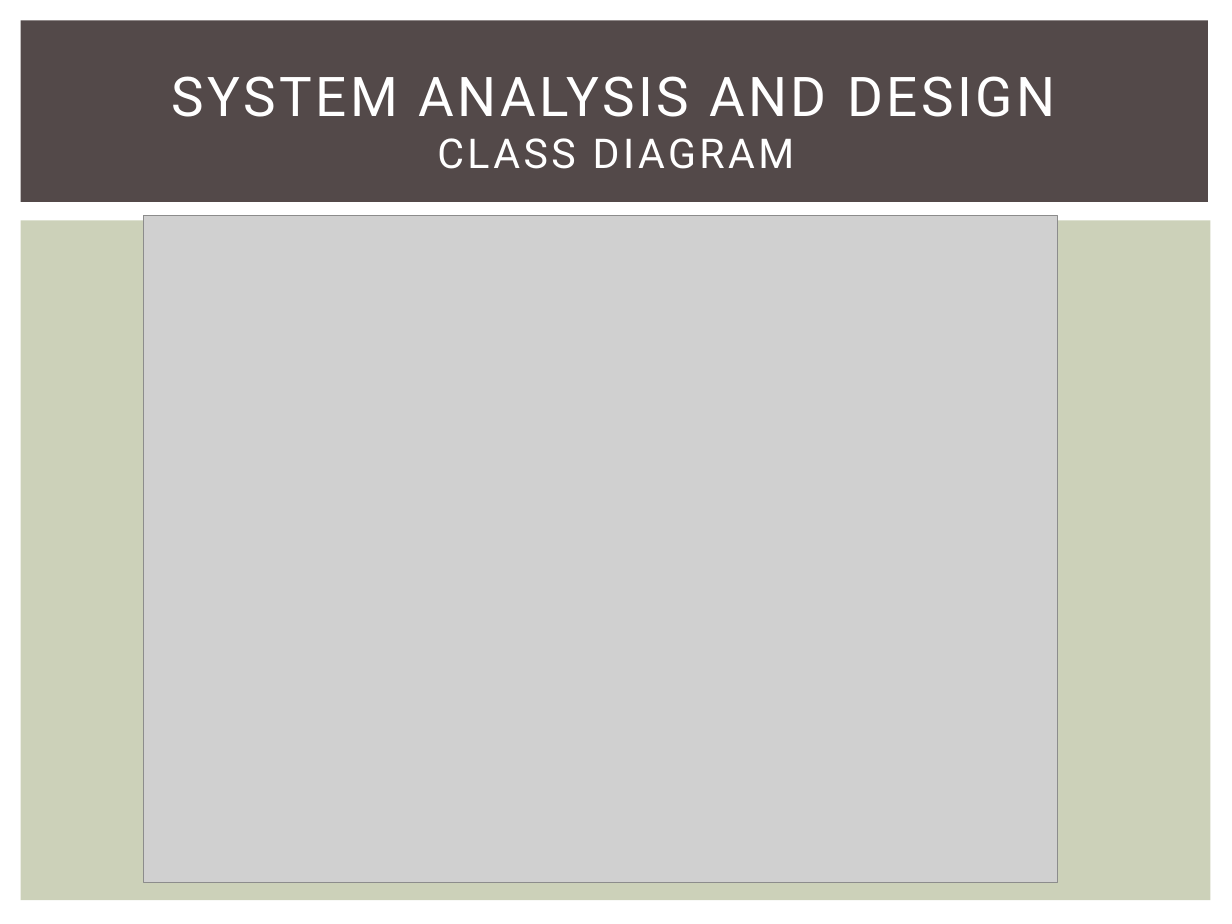
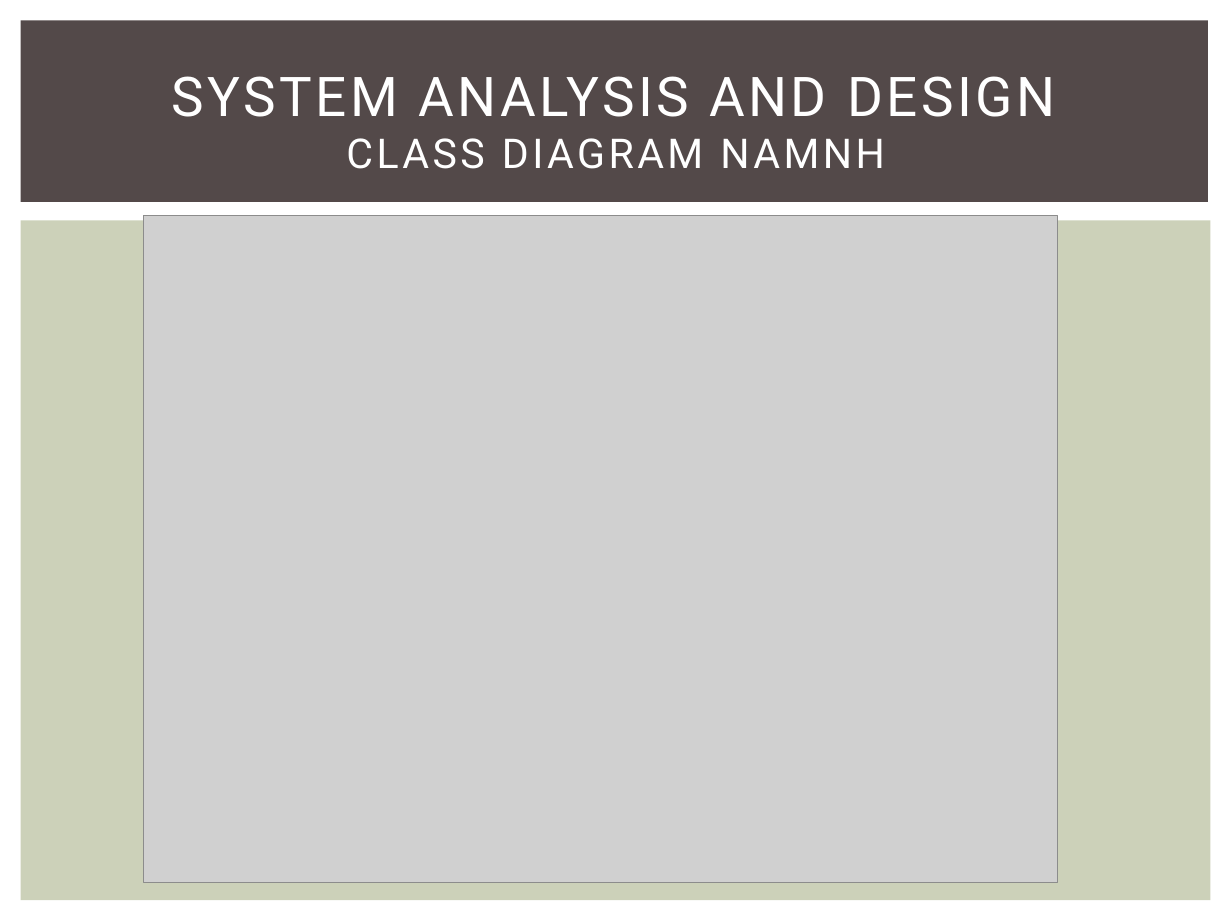
Before and after one commit to skyview059/e-learning-website, a slide deck: slide 18 of Document/Final report/Slide E-Learning project.pptx. Drawn at 1232x924 pixels with LibreOffice and Linux fonts; fonts in the diff are those of the drawing; grey boxes stand for pictures. Boxes give left, top, right and bottom in pixels: in the first picture for what was removed or moved away, otherwise in the second. Text is boxed around its words. In the diff, an @@ line names an element or a change of style, - is before the commit and + after.

```diff
--- a/Document/Final report/Slide E-Learning project.pptx
+++ b/Document/Final report/Slide E-Learning project.pptx
@@ title at (172,76,1055,169): text changed @@
-SYSTEM ANALYSIS AND DESIGN
-CLASS DIAGRAM
+SYSTEM ANALYSIS AND DESIGN
+CLASS DIAGRAM NAMNH
```
Also in this commit, not shown: 19 other slides changed.
